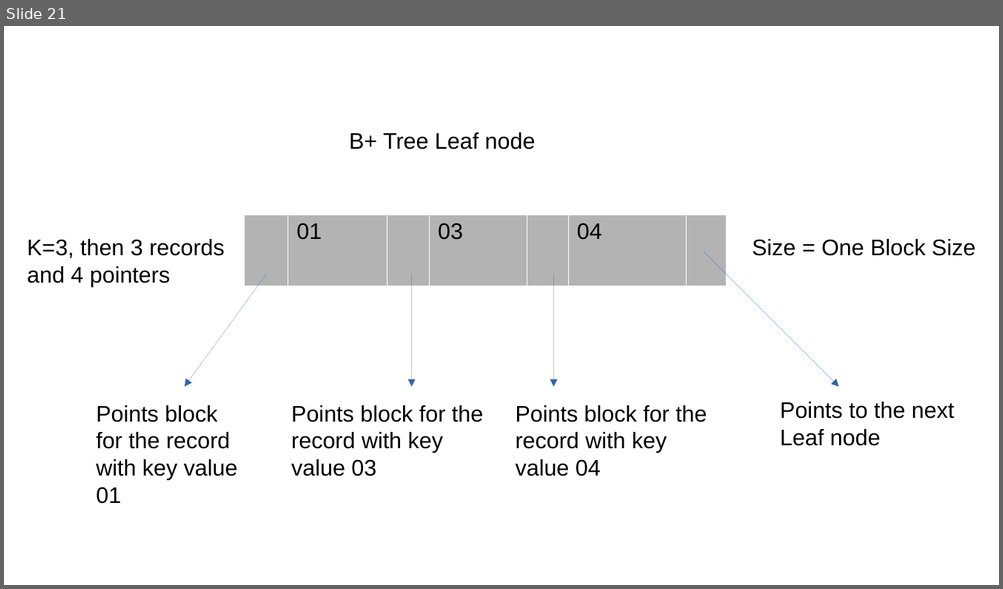
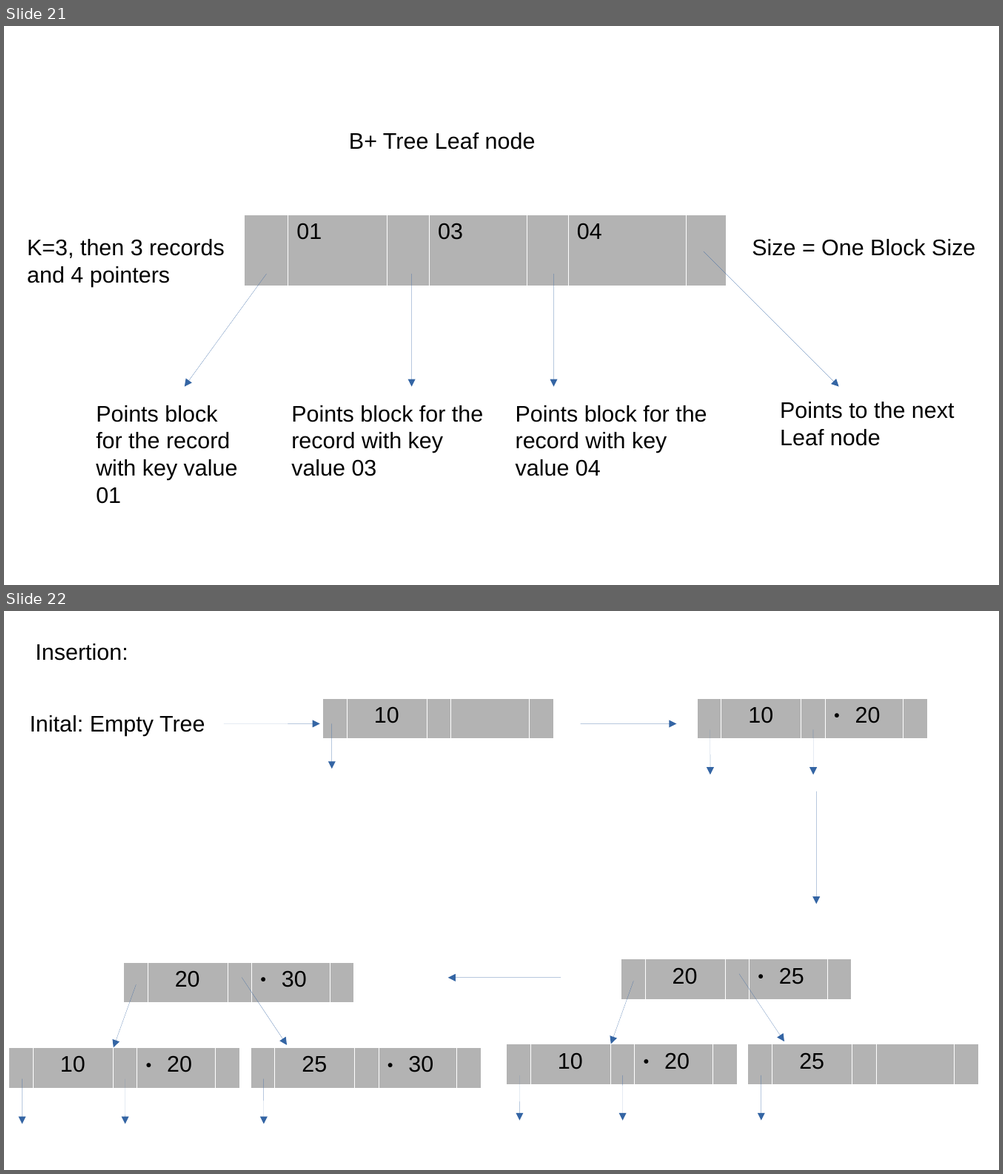
Before and after one commit to rajkumarananthu/workspace, a slide deck: GATE/images/gate_images.pptx. Shown one above the other, each under a label of ours: slide 21 before the commit, slides 21 and 22 after it. The pictures are 1003x589 and 1003x1174 pixels, drawn with LibreOffice and Linux fonts; fonts in the diff are those of the drawing. Boxes give left, top, right and bottom in pixels: in the first picture for what was removed or moved away, otherwise in the second. Text is boxed around its words. In the diff, an @@ line names an element or a change of style, - is before the commit and + after.

```diff
--- a/GATE/images/gate_images.pptx
+++ b/GATE/images/gate_images.pptx
@@ slide 22 added at box(4, 611, 999, 1170), background #FFFFFF @@
@@ text added at box(35, 644, 128, 661), 18 pt, text #000000 @@
+Insertion:
@@ table added at box(323, 698, 555, 739), 1 rows, 5 columns @@
+ | 10 |  |  | 
@@ table added at box(697, 698, 929, 739), 1 rows, 5 columns @@
+ | 10 |  | 20 | 
@@ text added at box(30, 715, 205, 736), 18 pt, text #000000 @@
+Inital: Empty Tree
@@ arrow added from (225, 723) to (320, 723), #3465A4 0 pt @@
@@ arrow added from (332, 723) to (332, 769), #3465A4 0 pt @@
@@ arrow added from (580, 723) to (677, 723), #3465A4 0 pt @@
@@ arrow added from (710, 730) to (710, 775), #3465A4 0 pt @@
@@ arrow added from (814, 730) to (814, 775), #3465A4 0 pt @@
@@ arrow added from (817, 792) to (817, 904), #3465A4 0 pt @@
@@ table added at box(123, 963, 355, 1004), 1 rows, 5 columns @@
+ | 20 |  | 30 | 
@@ table added at box(620, 960, 852, 1000), 1 rows, 5 columns @@
+ | 20 |  | 25 | 
@@ arrow added from (136, 985) to (114, 1048), #3465A4 0 pt @@
@@ arrow added from (242, 977) to (287, 1045), #3465A4 0 pt @@
@@ arrow added from (560, 978) to (448, 978), #3465A4 0 pt @@
@@ arrow added from (633, 982) to (611, 1044), #3465A4 0 pt @@
@@ arrow added from (740, 974) to (785, 1042), #3465A4 0 pt @@
@@ table added at box(8, 1048, 241, 1088), 1 rows, 5 columns @@
+ | 10 |  | 20 | 
@@ table added at box(250, 1048, 482, 1088), 1 rows, 5 columns @@
+ | 25 |  | 30 | 
@@ table added at box(506, 1044, 738, 1085), 1 rows, 5 columns @@
+ | 10 |  | 20 | 
@@ table added at box(748, 1044, 979, 1085), 1 rows, 5 columns @@
+ | 25 |  |  | 
@@ arrow added from (519, 1076) to (519, 1121), #3465A4 0 pt @@
@@ arrow added from (622, 1076) to (622, 1121), #3465A4 0 pt @@
@@ arrow added from (761, 1076) to (761, 1121), #3465A4 0 pt @@
@@ arrow added from (22, 1079) to (22, 1125), #3465A4 0 pt @@
@@ arrow added from (125, 1079) to (125, 1125), #3465A4 0 pt @@
@@ arrow added from (264, 1079) to (264, 1125), #3465A4 0 pt @@
```
Also in this commit, not shown: 3 slides changed, 2 other slides added, 1 other file.
